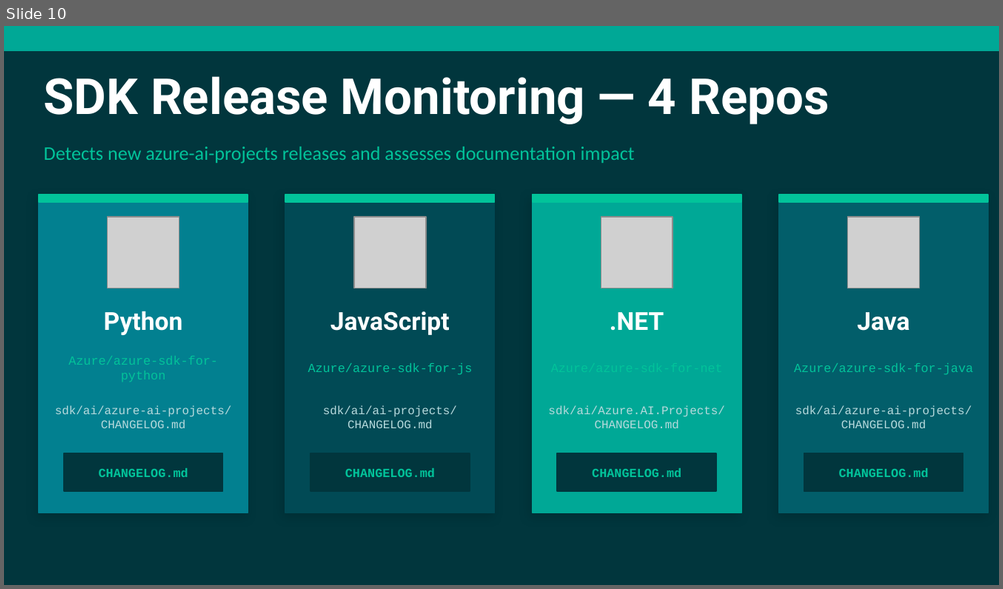
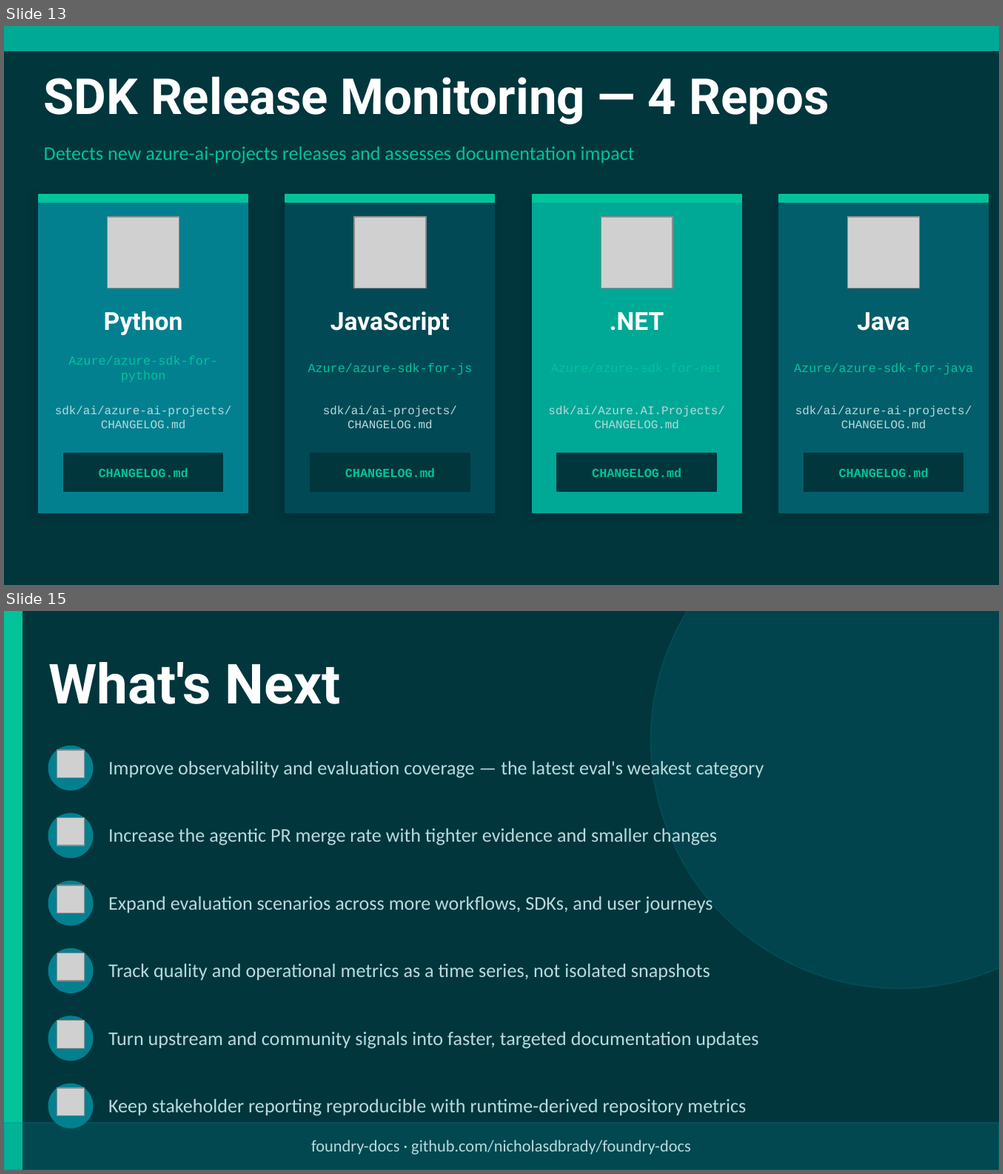
Before and after one commit to nicholasdbrady/foundry-docs, a slide deck: slides/foundry-docs-overview.pptx. Shown one above the other, each under a label of ours: slide 10 before the commit, slides 13 and 15 after it; the slides between them are not shown. The pictures are 1003x589 and 1003x1174 pixels, drawn with LibreOffice and Linux fonts; fonts in the diff are those of the drawing; grey boxes stand for pictures. Boxes give left, top, right and bottom in pixels: in the first picture for what was removed or moved away, otherwise in the second. Text is boxed around its words. In the diff, an @@ line names an element or a change of style, - is before the commit and + after.

```diff
--- a/slides/foundry-docs-overview.pptx
+++ b/slides/foundry-docs-overview.pptx
@@ slide 15 added at box(4, 611, 999, 1170), background #01363D @@
@@ rectangle added at box(4, 611, 22, 1170), fill #02C39A, outline #02C39A 1 pt @@
@@ ellipse added at box(651, 611, 999, 989), fill #028090 at 20% opacity, outline #028090 1 pt @@
@@ text added at box(48, 662, 340, 704), 40 pt, text #FFFFFF, bold @@
+What's Next
@@ ellipse added at box(48, 746, 93, 790), fill #028090, outline #028090 1 pt @@
@@ picture added at box(57, 750, 85, 778) @@
@@ text added at box(108, 761, 764, 778), 14 pt, text #B8DADD @@
+Improve observability and evaluation coverage — the latest eval's weakest category
@@ ellipse added at box(48, 814, 93, 857), fill #028090, outline #028090 1 pt @@
@@ picture added at box(57, 818, 85, 846) @@
@@ text added at box(108, 829, 717, 846), 14 pt, text #B8DADD @@
+Increase the agentic PR merge rate with tighter evidence and smaller changes
@@ ellipse added at box(48, 882, 93, 925), fill #028090, outline #028090 1 pt @@
@@ picture added at box(57, 886, 85, 914) @@
@@ text added at box(108, 897, 712, 914), 14 pt, text #B8DADD @@
+Expand evaluation scenarios across more workflows, SDKs, and user journeys
@@ ellipse added at box(48, 949, 93, 993), fill #028090, outline #028090 1 pt @@
@@ picture added at box(57, 953, 85, 981) @@
@@ text added at box(108, 964, 710, 980), 14 pt, text #B8DADD @@
+Track quality and operational metrics as a time series, not isolated snapshots
@@ ellipse added at box(48, 1017, 93, 1060), fill #028090, outline #028090 1 pt @@
@@ picture added at box(57, 1021, 85, 1048) @@
@@ text added at box(108, 1032, 758, 1049), 14 pt, text #B8DADD @@
+Turn upstream and community signals into faster, targeted documentation updates
@@ ellipse added at box(48, 1085, 93, 1128), fill #028090, outline #028090 1 pt @@
@@ picture added at box(57, 1088, 85, 1116) @@
@@ text added at box(108, 1099, 745, 1116), 14 pt, text #B8DADD @@
+Keep stakeholder reporting reproducible with runtime-derived repository metrics
@@ rectangle added at box(4, 1123, 999, 1170), fill #028090 at 25% opacity, outline #028090 1 pt @@
@@ text added at box(311, 1140, 691, 1155), 12 pt, text #B8DADD @@
+foundry-docs · github.com/nicholasdbrady/foundry-docs
@@ what was slide 10 is now slide 13 @@
```
Also in this commit, not shown: 9 slides changed, 3 other slides added, 1 slide removed, 1 other file.
